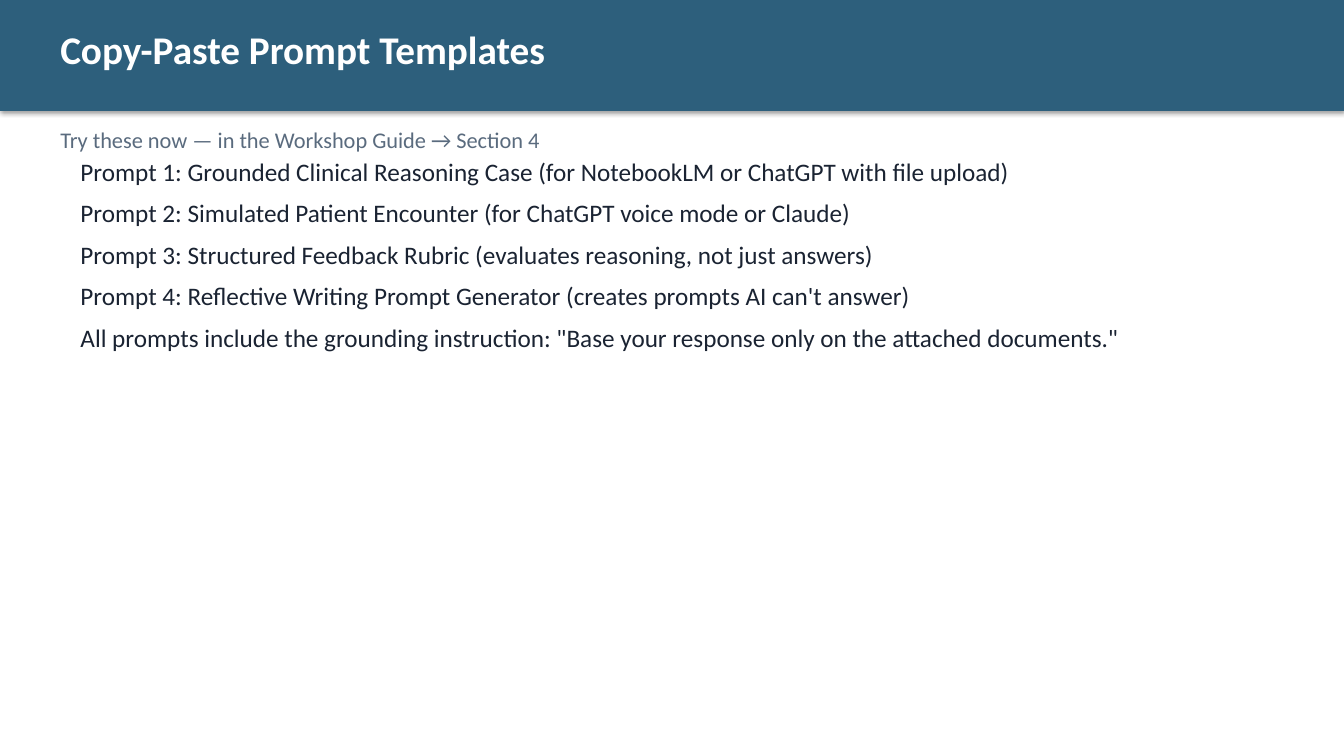
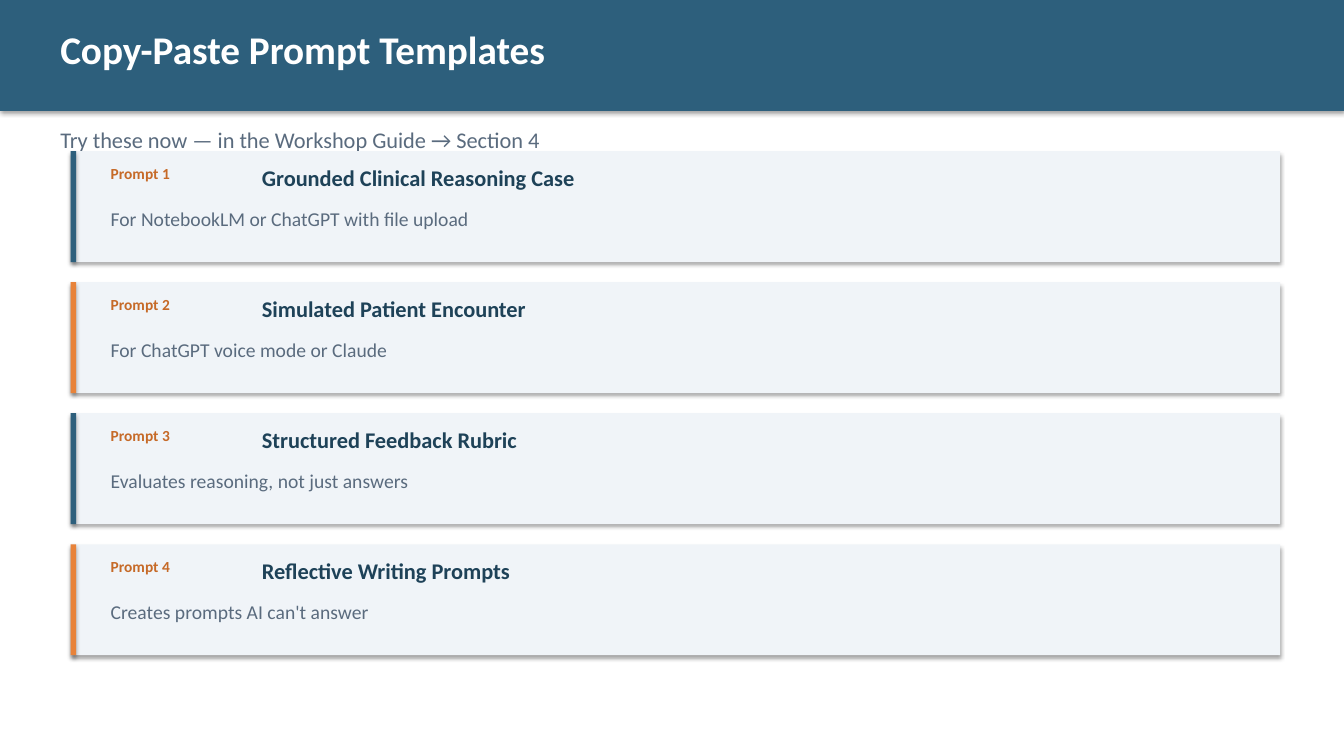
Before and after one commit to diana-brewer/digital-learning-unlocked, a slide deck: slide 15 of Digital Learning Unlocked - Slide Deck.pptx. Drawn at 1344x756 pixels with LibreOffice and Linux fonts; fonts in the diff are those of the drawing. Boxes give left, top, right and bottom in pixels: in the first picture for what was removed or moved away, otherwise in the second. Text is boxed around its words. In the diff, an @@ line names an element or a change of style, - is before the commit and + after.

```diff
--- a/Digital Learning Unlocked - Slide Deck.pptx
+++ b/Digital Learning Unlocked - Slide Deck.pptx
@@ rectangle added at (71,151,1280,262), fill #F0F4F8 @@
@@ rectangle added at (71,151,77,262), fill #2D5F7C @@
@@ text removed at (80,162,1118,352) @@
-Prompt 1: Grounded Clinical Reasoning Case (for NotebookLM or ChatGPT with file upload)
-Prompt 2: Simulated Patient Encounter (for ChatGPT voice mode or Claude)
-Prompt 3: Structured Feedback Rubric (evaluates reasoning, not just answers)
-Prompt 4: Reflective Writing Prompt Generator (creates prompts AI can't answer)
-All prompts include the grounding instruction: "Base your response only on the attached documents."
@@ text added at (111,169,170,182), 11 pt, text #C66A28, bold @@
+Prompt 1
@@ text added at (262,170,574,190), 16 pt, text #1E4258, bold @@
+Grounded Clinical Reasoning Case
@@ text added at (111,212,468,229), 14 pt, text #5A6B7E @@
+For NotebookLM or ChatGPT with file upload
@@ rectangle added at (71,282,1280,393), fill #F0F4F8 @@
@@ rectangle added at (71,282,77,393), fill #E8833A @@
@@ text added at (111,300,170,313), 11 pt, text #C66A28, bold @@
+Prompt 2
@@ text added at (262,301,525,317), 16 pt, text #1E4258, bold @@
+Simulated Patient Encounter
@@ text added at (111,343,387,357), 14 pt, text #5A6B7E @@
+For ChatGPT voice mode or Claude
@@ rectangle added at (71,413,1280,524), fill #F0F4F8 @@
@@ rectangle added at (71,413,77,524), fill #2D5F7C @@
@@ text added at (111,431,170,444), 11 pt, text #C66A28, bold @@
+Prompt 3
@@ text added at (262,432,517,448), 16 pt, text #1E4258, bold @@
+Structured Feedback Rubric
@@ text added at (111,474,408,492), 14 pt, text #5A6B7E @@
+Evaluates reasoning, not just answers
@@ rectangle added at (71,544,1280,655), fill #F0F4F8 @@
@@ rectangle added at (71,544,77,655), fill #E8833A @@
@@ text added at (111,562,170,575), 11 pt, text #C66A28, bold @@
+Prompt 4
@@ text added at (262,563,510,583), 16 pt, text #1E4258, bold @@
+Reflective Writing Prompts
@@ text added at (111,606,369,622), 14 pt, text #5A6B7E @@
+Creates prompts AI can't answer
```
Also in this commit, not shown: 20 other slides changed.
